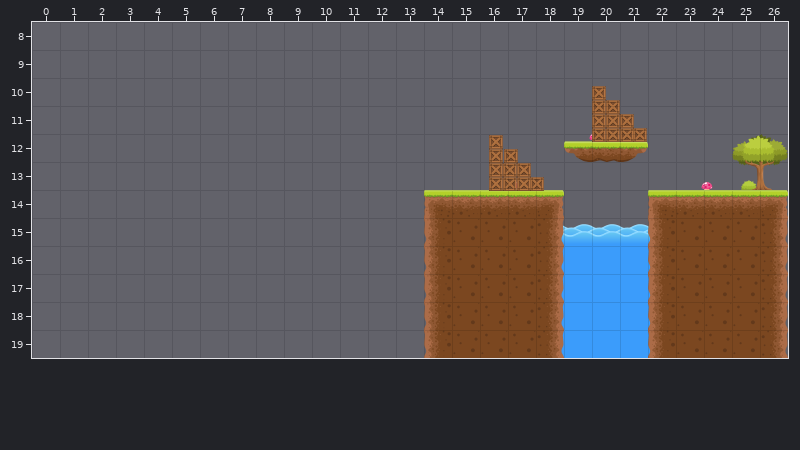
A Tiled map gets an edit: PhysicsPlatformer/Resources/Levels/Level1.tmx. The picture above was drawn from the file before the commit.
Cells are 128x128 px. Shown: x 0..26, y 8..19.
And afterwards:
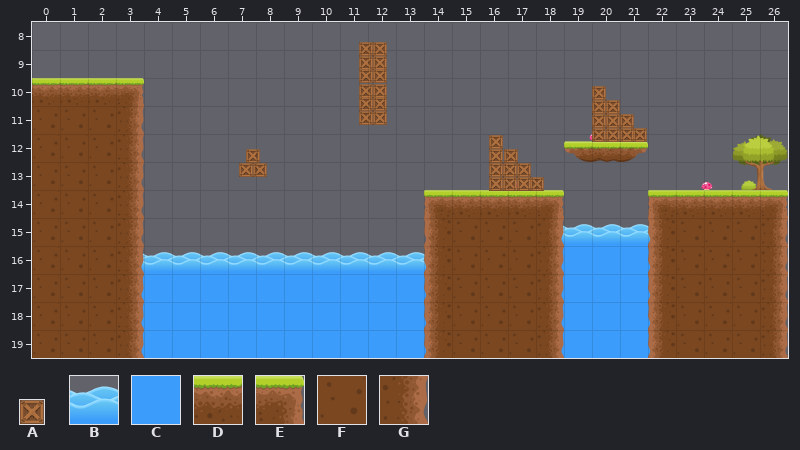
Key: from "ForestObjects": A 8; from "ForestTilesExtruded": B 8, C 9, D 10, E 11, F 13, G 14.
_ is an empty cell.
Objects are placed by their top-left corner, in cells (3,4 is the top-left corner of cell 3,4); size is 1x1 cell unless given.
The edit:
Changed rows in their new state; . is an unchanged cell.
Layer "Water":
first column x 3:
16 BBBBBBBBBBBB
17 CCCCCCCCCCCC
18 CCCCCCCCCCCC
19 CCCCCCCCCCCC
Layer "Tile Layer 1":
first column x 0:
10 DDDE
11 FFFG
12 FFFG
13 FFFG
14 FFFG
15 FFFG
16 FFFG
17 FFFG
18 FFFG
19 FFFG
Layer "Physics":
added: A at 11.7,8.7 size 0.5x0.5
added: A at 12.2,8.7 size 0.5x0.5
added: A at 12.2,9.2 size 0.5x0.5
added: A at 11.7,9.2 size 0.5x0.5
added: A at 11.7,9.7 size 0.5x0.5
added: A at 12.2,9.7 size 0.5x0.5
added: A at 12.2,10.2 size 0.5x0.5
added: A at 11.7,10.2 size 0.5x0.5
added: A at 11.7,10.7 size 0.5x0.5
added: A at 12.2,10.7 size 0.5x0.5
added: A at 12.2,11.2 size 0.5x0.5
added: A at 11.7,11.2 size 0.5x0.5
added: A at 7.6,12.5 size 0.5x0.5
added: A at 7.9,13 size 0.5x0.5
added: A at 7.4,13 size 0.5x0.5
Boxes around the changes in both pictures, in picture pixels (x1, y1, x2, y2):
added: (32, 42, 427, 358)
